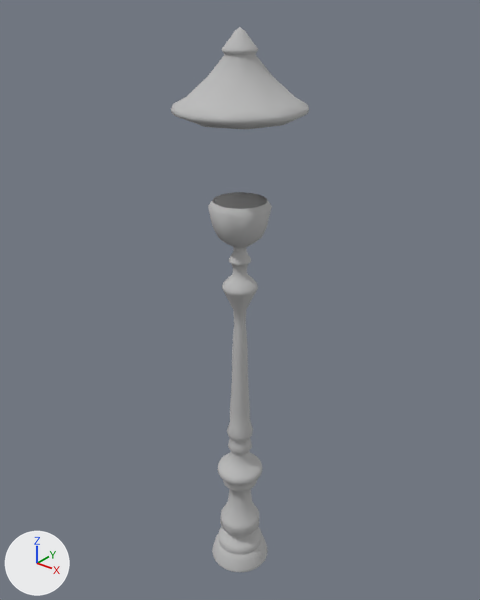
Renders of the OBJ model ExtraBees/models/lamp_pillar.obj from each side of a commit.
Both versions are drawn from a 50 mm camera at (28.93, -26.75, 6.46) aimed at (24.99, -21.82, 3.4). Every picture has the same lights, and +X, +Y and +Z are marked at lower left. Where no turn or scale is listed for an object, it has been applied to the vertices.

Names of what the first picture shows: 'lamp_pillar'.
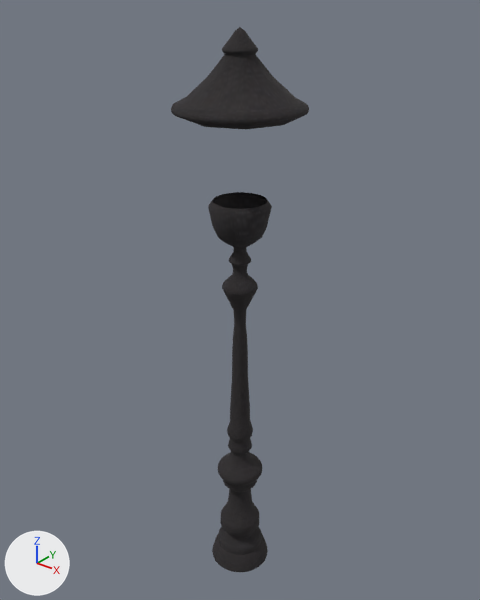
Location of each change, [x1, y1, x2, y2] in pixels of the pictures (480 x 600 px):
'lamp_pillar', recoloured (grey to black)
    both: [171, 27, 309, 572]

The change, as a list of edits to the scene's bpy script:
```text
Add img_file7_lamp_lamp_pillar_png:
    img_file7_lamp_lamp_pillar_png = load_image('file7-lamp_lamp_pillar.png', 'file7-lamp_lamp_pillar.png', 512, 512, 'sRGB')
Add mat_lambert2sg2:
    mat_lambert2sg2 = principled_material('lambert2SG2')
    mat_lambert2sg2.texture = img_file7_lamp_lamp_pillar_png
    mat_lambert2sg2.roughness = 1.0
Change me_lamp_pillar:
    where me_lamp_pillar.from_pydata(...)  # 3306 vertices, 6524 faces; spans x 24.49..25.72, y -22.58..-21.35, z -0.04..6.07
    remove me_lamp_pillar.materials.append(mat_initialshadinggroup)  # grey #bcbcbc
    add me_lamp_pillar.materials.append(mat_lambert2sg2)  # picture img_file7_lamp_lamp_pillar_png
```
